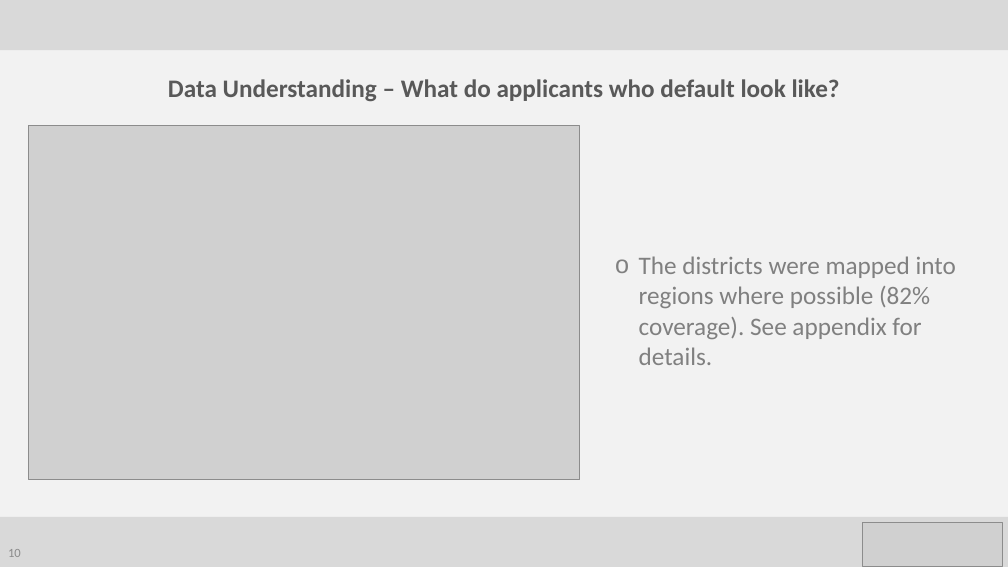
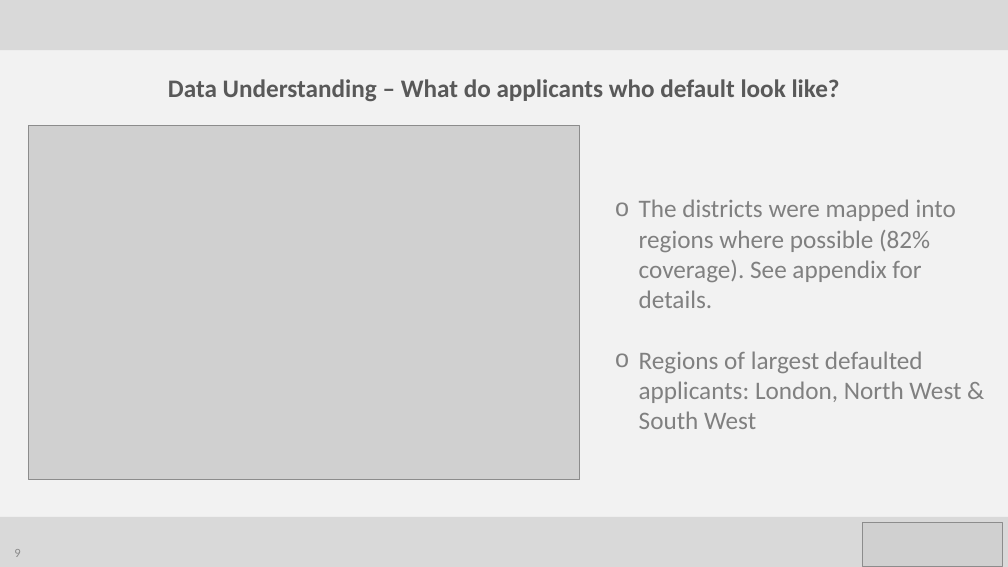
Before and after one commit to ah12068/fca-takehome-test, a slide deck: slide 9 of reports/FCA_presentation.pptx (slide 10 before the commit). Drawn at 1008x567 pixels with LibreOffice and Linux fonts; fonts in the diff are those of the drawing; grey boxes stand for pictures. Boxes give left, top, right and bottom in pixels: in the first picture for what was removed or moved away, otherwise in the second. Text is boxed around its words. In the diff, an @@ line names an element or a change of style, - is before the commit and + after.

```diff
--- a/reports/FCA_presentation.pptx
+++ b/reports/FCA_presentation.pptx
@@ text "The districts were mapped into ...": place and size @@
-text "The districts were mapped into ..." at (639,256,956,365)
+text "The districts were mapped into ..." at (639,199,961,429)
@@ text at (639,351,961,429): paragraph added @@
+o Regions of largest defaulted applicants: London, North West & South West
@@ page number at (14,549,20,557): text changed @@
-10
+9
```
Also in this commit, not shown: 7 other slides changed, 16 slides added, 1 slide removed.
